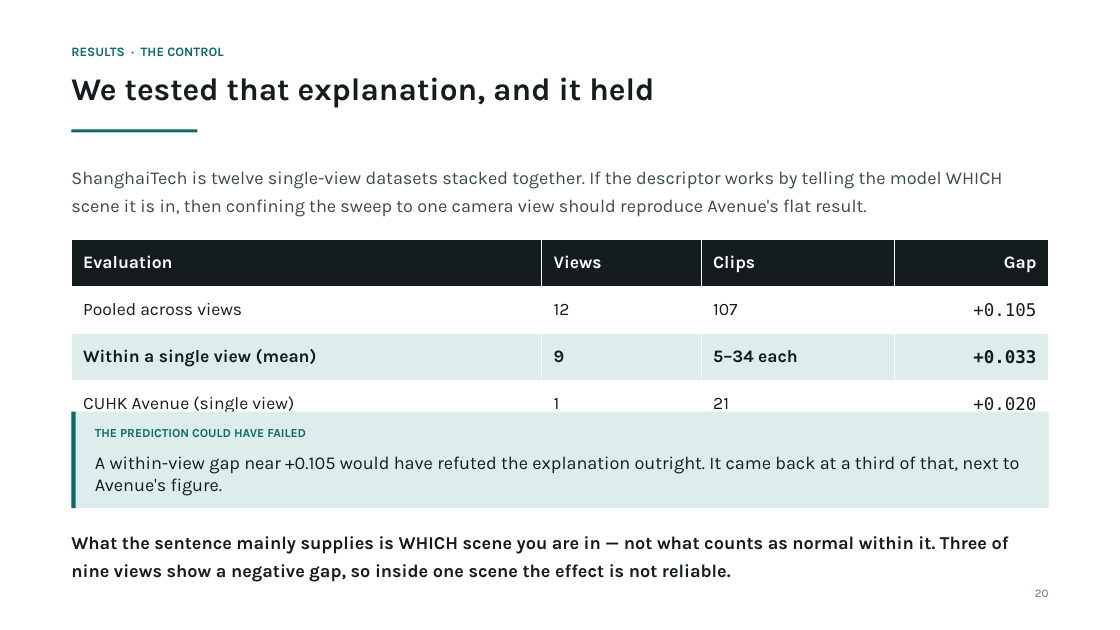
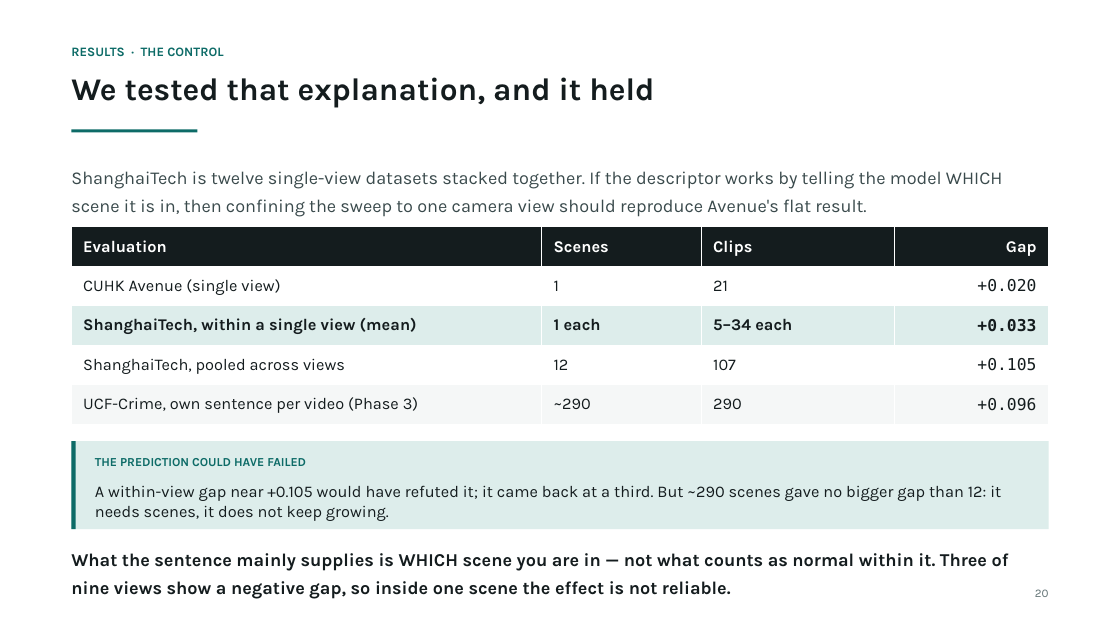
Before and after one commit to prakash-nitc/multimodal-anomaly-detection, a slide deck: slide 21 of docs/06_presentations/DA-ZVAD_Phase3_Review.pptx. Drawn at 1120x630 pixels with LibreOffice and Linux fonts; fonts in the diff are those of the drawing. Boxes give left, top, right and bottom in pixels: in the first picture for what was removed or moved away, otherwise in the second. Text is boxed around its words. In the diff, an @@ line names an element or a change of style, - is before the commit and + after.

Commit message:
Phase 3 deck full audit: setup slide (3 benchmarks, 418 videos, LLaVA), UCF-Crime in comparison and scene-count tables, wrong Ada-VAD citation fixed, within-video finding on interpretation/limitations/summary, plan follows master plan, references regenerated

```diff
--- a/docs/06_presentations/DA-ZVAD_Phase3_Review.pptx
+++ b/docs/06_presentations/DA-ZVAD_Phase3_Review.pptx
@@ table at (71,227,1049,424) @@
-row 1: Evaluation | Views | Clips | Gap
-row 2: Pooled across views | 12 | 107 | +0.105
-row 3: Within a single view (mean) | 9 | 5–34 each | +0.033
+row 1: Evaluation | Scenes | Clips | Gap
+row 3: ShanghaiTech, within a single view (mean) | 1 each | 5–34 each | +0.033
+row 4: ShanghaiTech, pooled across views | 12 | 107 | +0.105
+row 5: UCF-Crime, own sentence per video (Phase 3) | ~290 | 290 | +0.096
@@ table: place and size @@
-table at (71,239,1049,428)
+table at (71,227,1049,424)
@@ rectangle: place and size @@
-rectangle at (71,412,1049,508)
+rectangle at (71,441,1049,529)
@@ rectangle: place and size @@
-rectangle at (71,412,76,508)
+rectangle at (71,441,76,529)
@@ text "THE PREDICTION COULD HAVE FAILED": place and size @@
-text "THE PREDICTION COULD HAVE FAILED" at (95,429,306,437)
+text "THE PREDICTION COULD HAVE FAILED" at (95,458,306,466)
@@ text at (95,485,1001,521): text changed; size 15.5 to 14 pt @@
-A within-view gap near +0.105 would have refuted the explanation outright. It came back at a third of that, next to Avenue's figure.
+A within-view gap near +0.105 would have refuted it; it came back at a third. But ~290 scenes gave no bigger gap than 12: it needs scenes, it does not keep growing.
@@ text "What the sentence mainly supplies ...": place and size @@
-text "What the sentence mainly supplies ..." at (71,536,1009,582)
+text "What the sentence mainly supplies ..." at (71,553,1009,599)
```
Also in this commit, not shown: 12 other slides changed, 1 other file.
